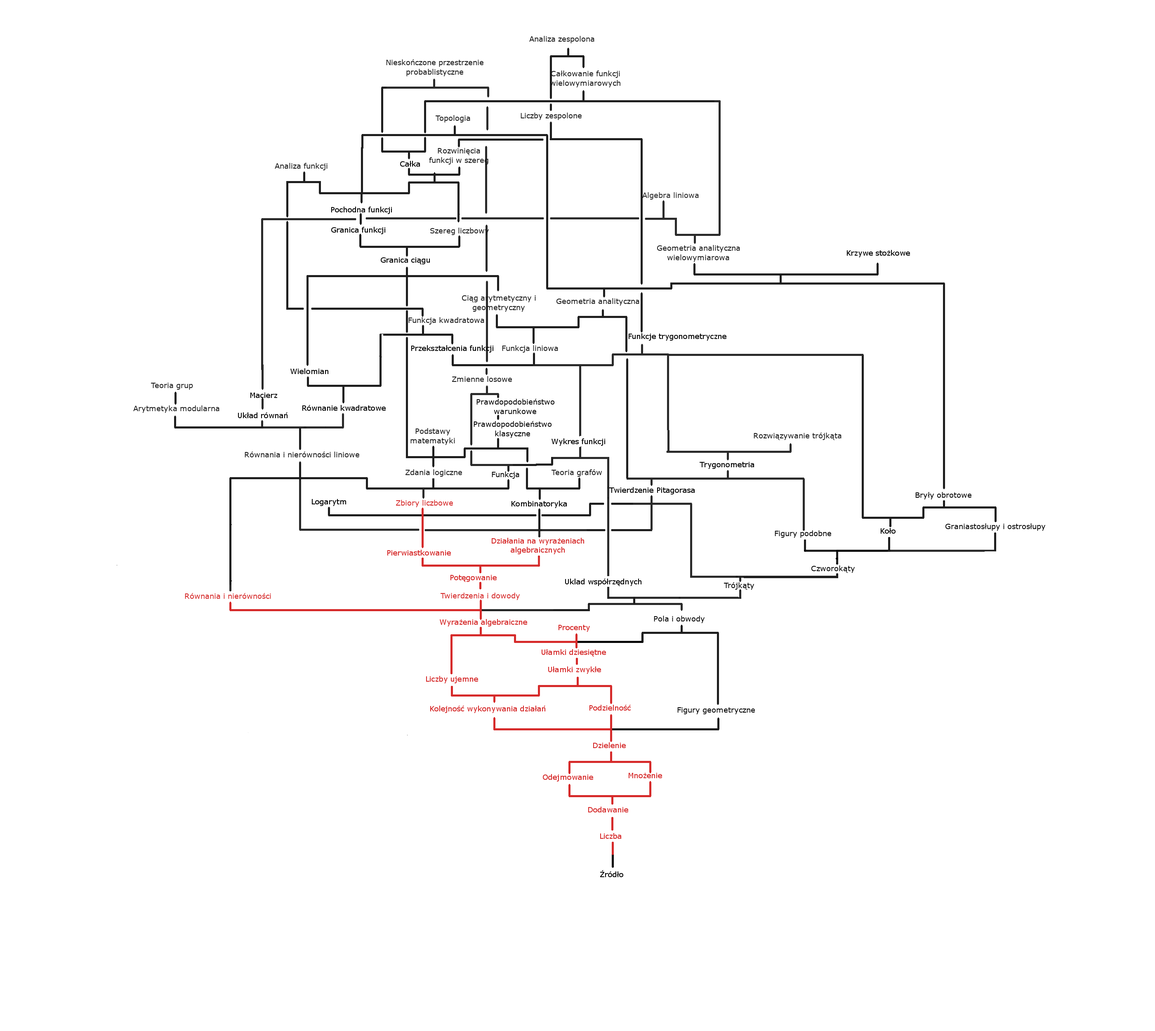
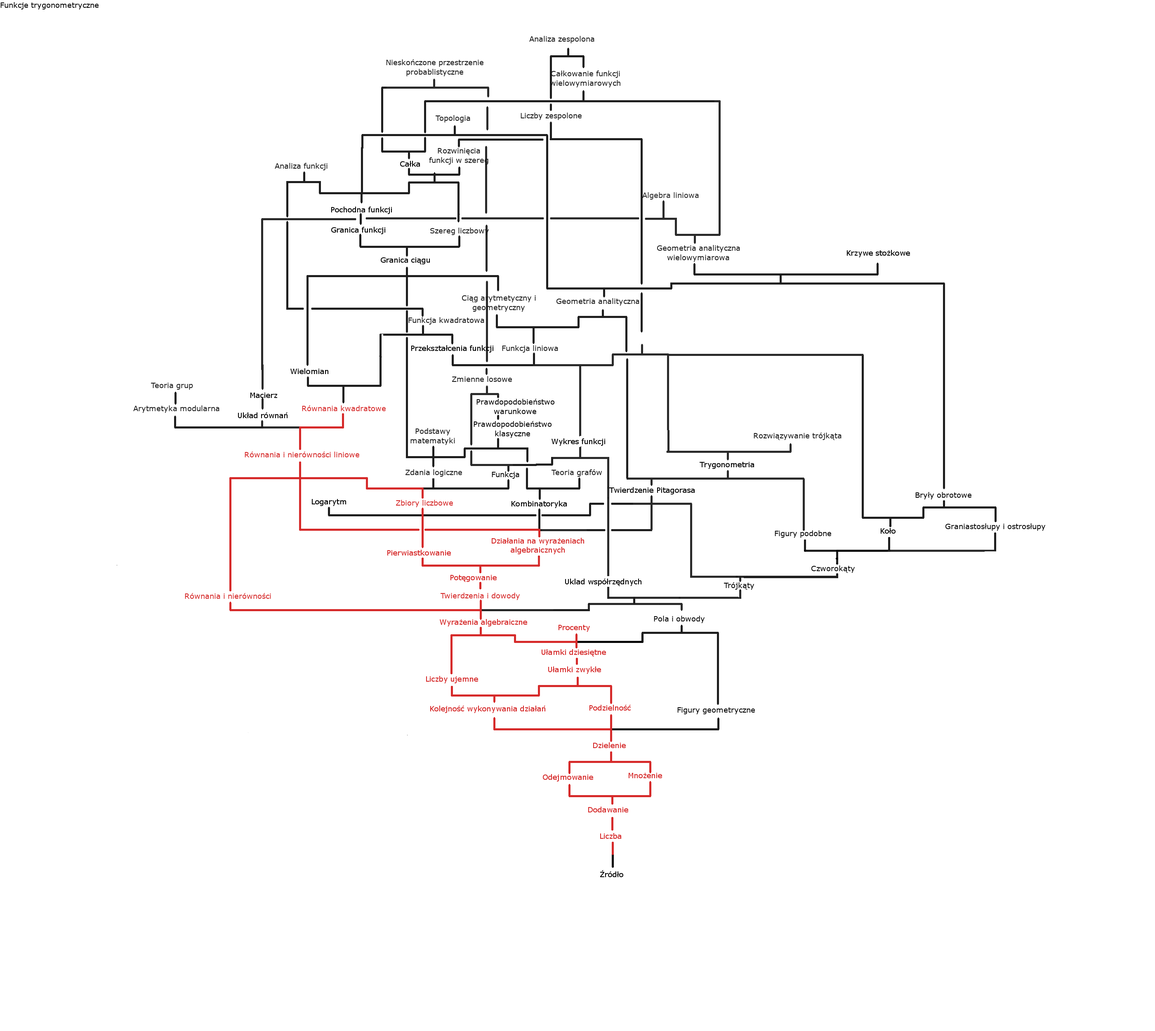
Before/after of a 1155 × 1031 layered artwork. What changed in the layer stack:
renamed "Równanie kwadratowe" to "Równania kwadratowe", painted on it over left=301, top=405, right=386, bottom=412
painted on "Funkcje trygonometryczne" over left=0, top=2, right=727, bottom=341
painted on "Równania i nierówności liniowe" over left=244, top=451, right=360, bottom=458
painted on "Background" over left=229, top=413, right=541, bottom=592
